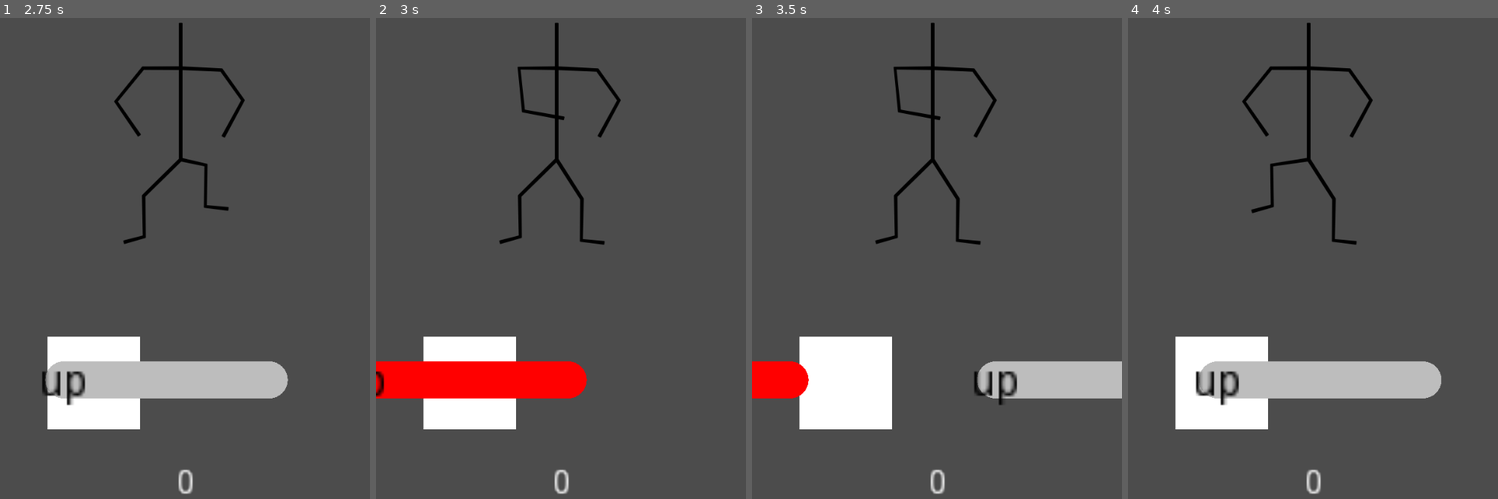
Above: before the commit, frames 1-4 (left to right).
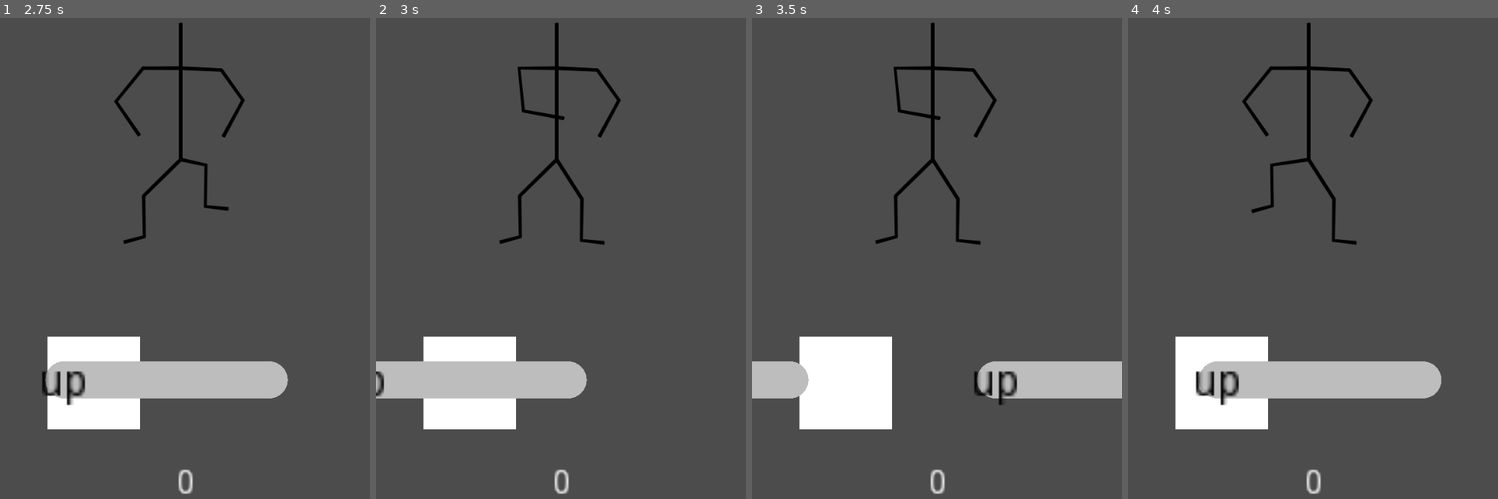
Above: after the commit, the same moments.

Repository: doctor-g/LD52
Game: Godot game, scene res://Game/Game.tscn
Two runs of this game, one before a commit and one after it. Both use one fixed random seed, a clock stepped at 60 frames per second and the inputs below. Sound files missing from this copy of the repository are replaced by a short silence.
Inputs:
- Up to frame 1 (2.75 s): tap Enter at 0.5 s; hold Right (ui_right) 0.53-1.28 s; tap Space at 1.25 s; hold Down (ui_down) 1.28-2.03 s; hold Right (ui_right) from 2.03 s (still down)
- Up to frame 2 (3 s): release Right (ui_right) at 2.78 s; hold Up (ui_up) from 2.78 s (still down)
- Up to frame 3 (3.5 s): keep holding Up (ui_up)
- Up to frame 4 (4 s): release Up (ui_up) at 3.53 s; hold Left (ui_left) from 3.53 s (still down)

Frame 1 is identical in both runs. In frame 2, 4.3% of the frame differs, in the area x 0-58%, y 71-80%; in frame 3, 1.1%; in frame 4, nothing differs.

Commit message:
Replace leadin with in-song countdown

Diff:
--- a/project/Game/Game.gd
+++ b/project/Game/Game.gd
@@ -16,9 +16,6 @@
 
 var _next_event_index := 0
 
-# In seconds
-var _lead_in_duration : float
-
 # If we are currently holding for a target, this is it.
 # If this is null, we are not currently holding for a target
 var _current_target : Node2D
@@ -28,22 +25,19 @@
 	var inputs := ["ui_up", "ui_down", "ui_left", "ui_right"]
 
 	# Rather than hardcode it, the data can be generated. The easy song
-	# is eight measures, and we'll do things on beats 1 and 3
+	# is eight measures, with a one measure lead-in,
+	# and we'll do things on beats 1 and 3
 	#
 	# Data Format:
 	#  [ measure, beat of measure to press, action, beats later to release ]
 	var DATA = []
-	for measure in range(1, 9):
+	for measure in range(2, 10): # Measures 2-9 with the lead-in
 		var input : String = inputs[randi() % inputs.size()]
 		DATA.append([measure, 1, input, 1])
 		DATA.append([measure, 3, input, 1])
 
 
 	var seconds_per_beat := 1.0 / tempo * 60
-
-	# Set lead-in to the duration of one measure in seconds
-	# Or comment this out to test faster
-	_lead_in_duration = beats_per_measure * seconds_per_beat
 
 	for datum in DATA:
 		var measure : int = datum[0]
@@ -59,22 +53,18 @@
 		target.action = action
 		target.start_time = start_time
 		target.end_time = end_time
-		# By default, they should not process. This is so that we can wait
-		# for the lead-in. Unfortunately, set_process did not work right here,
-		# so we use a state variable instead
-		target.active = false
 
 		$TargetArea.add_child(target)
-		target.position = Vector2((start_time+_lead_in_duration)*Globals.pixels_per_second, 0)
+		target.position = Vector2(start_time*Globals.pixels_per_second, 0)
 
 	# Set the next target to the first one
 	_next_target = $TargetArea.get_child(0)
 
 	# Wait for the lead in, but start listening for events within tolerance.
-	yield(get_tree().create_timer(_lead_in_duration - tolerance), "timeout")
-	for target in $TargetArea.get_children():
-		target.active = true
-	yield(get_tree().create_timer(tolerance), "timeout")
+#	yield(get_tree().create_timer(_lead_in_duration - tolerance), "timeout")
+#	for target in $TargetArea.get_children():
+#		target.active = true
+#	yield(get_tree().create_timer(tolerance), "timeout")
 	$AudioStreamPlayer.play()
 
 var _next_target : HoldTarget = null
--- a/project/Song/HoldTarget.gd
+++ b/project/Song/HoldTarget.gd
@@ -16,8 +16,6 @@
 # Points earned for pressing a separate action subsequent times
 export var repeat_other_action_points := 1
 
-# Should I be listening for inputs and processing them?
-var active := false
 var action : String
 var start_time : float
 var end_time : float
@@ -45,9 +43,6 @@
 
 
 func _process(_delta):
-	if not active:
-		return
-
 	if _state==State.PENDING:
 		if Input.is_action_just_pressed(action) and _in_tolerance(start_time):
 			_set_state(State.STARTED)
@@ -79,6 +74,7 @@
 				_other_action_states[other] = OtherActionState.STARTED
 
 			elif Input.is_action_just_released(other) \
+				and other in _other_action_states \
 				and _other_action_states[other]==OtherActionState.STARTED:
 				_other_action_states[other] = OtherActionState.FINISHED
 
Not shown, changed: assets/music/easy.mmpz
Not shown, changed: project/Game/easy.ogg
